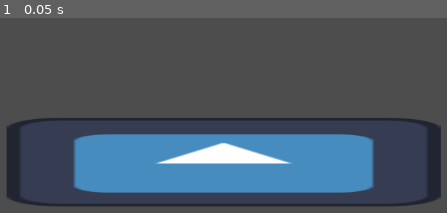
Above: before the commit, frame 1.
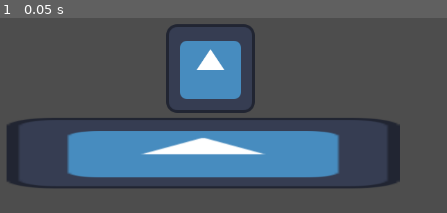
Above: after the commit, the same moment.

Repository: mathewpalma-collab/Godot-Trello-GitHub-Project
Game: Godot game, scene res://wassap.tscn
The game is run twice, just before and just after one commit, with the same random seed, the same clock (stepped at 60 frames per second) and the same inputs. Before the commit the project has no main scene; this scene is started directly in both runs. The engine's default icon, where the game draws it, is replaced by a stand-in: a white triangle on a blue panel in a dark square.
Inputs:
- Up to frame 1 (0.05 s): no input

The runs differ from the first frame. In frame 1, 20% of the frame differs, in the area x 1-99%, y 3-97%.

Commit message:
player code

Diff:
--- a/project.godot
+++ b/project.godot
@@ -11,6 +11,7 @@
 [application]
 
 config/name="DTG project"
+run/main_scene="uid://bl06446v387fy"
 config/features=PackedStringArray("4.6", "Forward Plus")
 config/icon="res://icon.svg"
 
--- /dev/null
+++ b/scenes/player.gd
@@ -0,0 +1,11 @@
+extends Node2D
+
+
+# Called when the node enters the scene tree for the first time.
+func _ready() -> void:
+	pass # Replace with function body.
+
+
+# Called every frame. 'delta' is the elapsed time since the previous frame.
+func _process(delta: float) -> void:
+	pass
--- /dev/null
+++ b/scenes/player.tscn
@@ -0,0 +1,20 @@
+[gd_scene format=3 uid="uid://bqh3l6ghgtdlh"]
+
+[ext_resource type="Texture2D" uid="uid://ddxmxgyyfy8mn" path="res://icon.svg" id="1_3vyb7"]
+
+[sub_resource type="RectangleShape2D" id="RectangleShape2D_g2els"]
+size = Vector2(125.5, 113)
+
+[node name="player" type="Node2D" unique_id=1806904142]
+position = Vector2(1, -2)
+metadata/_edit_group_ = true
+
+[node name="Area2D" type="Area2D" parent="." unique_id=1300074535]
+
+[node name="Sprite2D" type="Sprite2D" parent="Area2D" unique_id=2024988838]
+position = Vector2(1, 3)
+texture = ExtResource("1_3vyb7")
+
+[node name="CollisionShape2D" type="CollisionShape2D" parent="Area2D" unique_id=1336439366]
+position = Vector2(-1, 7)
+shape = SubResource("RectangleShape2D_g2els")
--- a/wassap.tscn
+++ b/wassap.tscn
@@ -1,9 +1,10 @@
 [gd_scene format=3 uid="uid://bl06446v387fy"]
 
 [ext_resource type="Texture2D" uid="uid://ddxmxgyyfy8mn" path="res://icon.svg" id="1_cwchc"]
+[ext_resource type="PackedScene" uid="uid://bqh3l6ghgtdlh" path="res://scenes/player.tscn" id="2_mbvcf"]
 
 [sub_resource type="RectangleShape2D" id="RectangleShape2D_mbvcf"]
-size = Vector2(621.5, 121)
+size = Vector2(563.75, 99.5)
 
 [node name="Node2D" type="Node2D" unique_id=309492737]
 
@@ -12,10 +13,13 @@
 metadata/_edit_group_ = true
 
 [node name="Sprite2D" type="Sprite2D" parent="Area2D" unique_id=132946432]
-position = Vector2(1, 0)
-scale = Vector2(4.890625, 1)
+position = Vector2(-28.499977, -13)
+scale = Vector2(4.429688, 0.796875)
 texture = ExtResource("1_cwchc")
 
 [node name="CollisionShape2D" type="CollisionShape2D" parent="Area2D" unique_id=164847963]
-position = Vector2(2, -1)
+position = Vector2(-26.875, -11.75)
 shape = SubResource("RectangleShape2D_mbvcf")
+
+[node name="player" parent="." unique_id=1806904142 instance=ExtResource("2_mbvcf")]
+position = Vector2(562, 425)
Not shown, added: scenes/player.gd.uid
